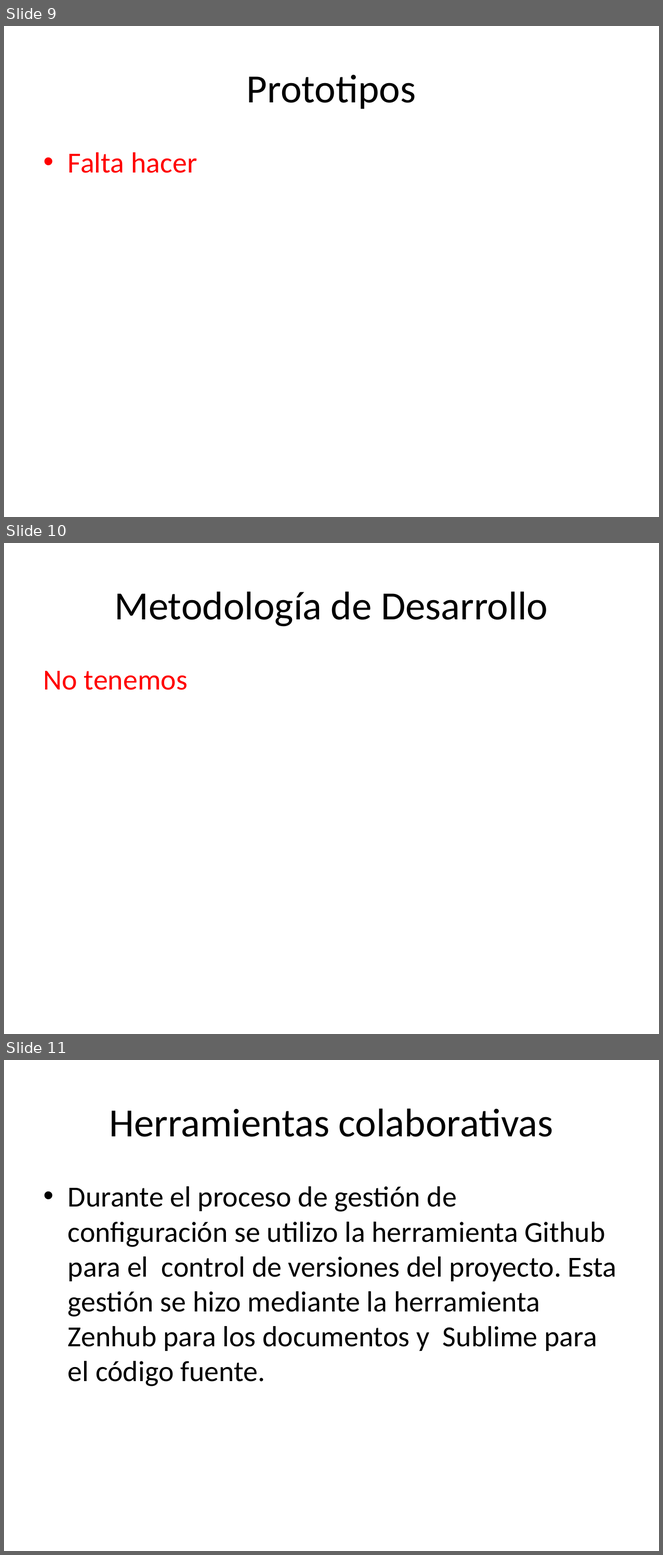
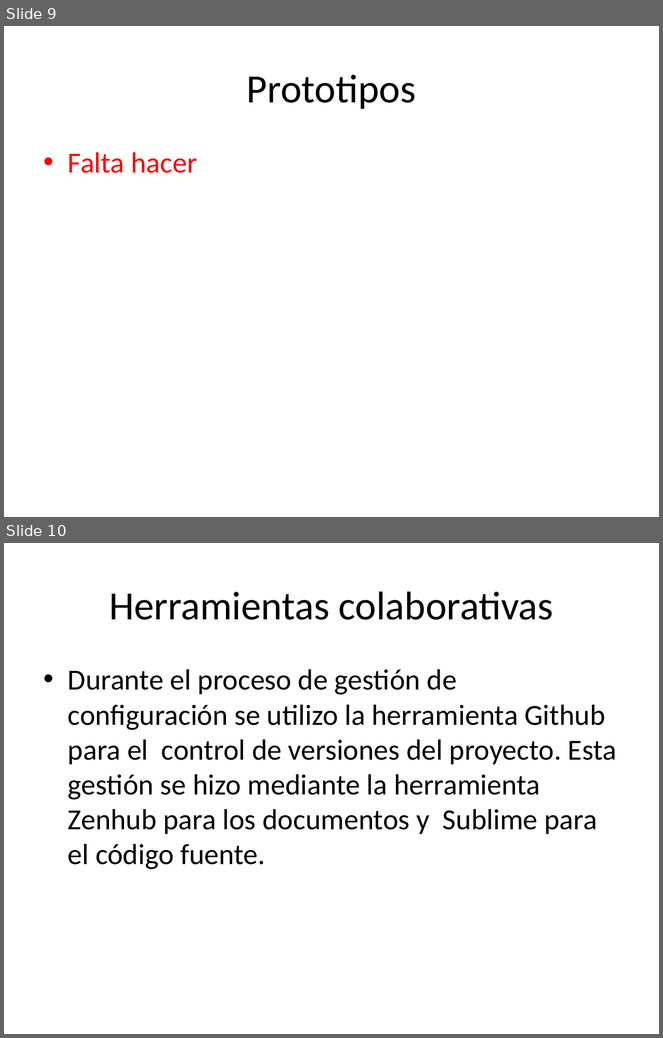
Before and after one commit to francben/proyectoDeliberyApp, a slide deck: Para Presentacion final.pptx. Shown one above the other, each under a label of ours: slides 9, 10 and 11 before the commit, slides 9 and 10 after it. The pictures are 663x1555 and 663x1038 pixels, drawn with LibreOffice and Linux fonts; fonts in the diff are those of the drawing. Boxes give left, top, right and bottom in pixels: in the first picture for what was removed or moved away, otherwise in the second. Text is boxed around its words. In the diff, an @@ line names an element or a change of style, - is before the commit and + after.

```diff
--- a/Para Presentacion final.pptx
+++ b/Para Presentacion final.pptx
@@ slide 10 removed at box(4, 543, 659, 1034), background #FFFFFF @@
@@ title removed at box(114, 591, 548, 627) @@
-Metodología de Desarrollo
@@ text removed at box(44, 671, 188, 690) @@
-No tenemos
@@ what was slide 11 is now slide 10 @@
```
Also in this commit, not shown: 1 slide changed, 1 slide added, 1 other slide removed, 1 other file.
